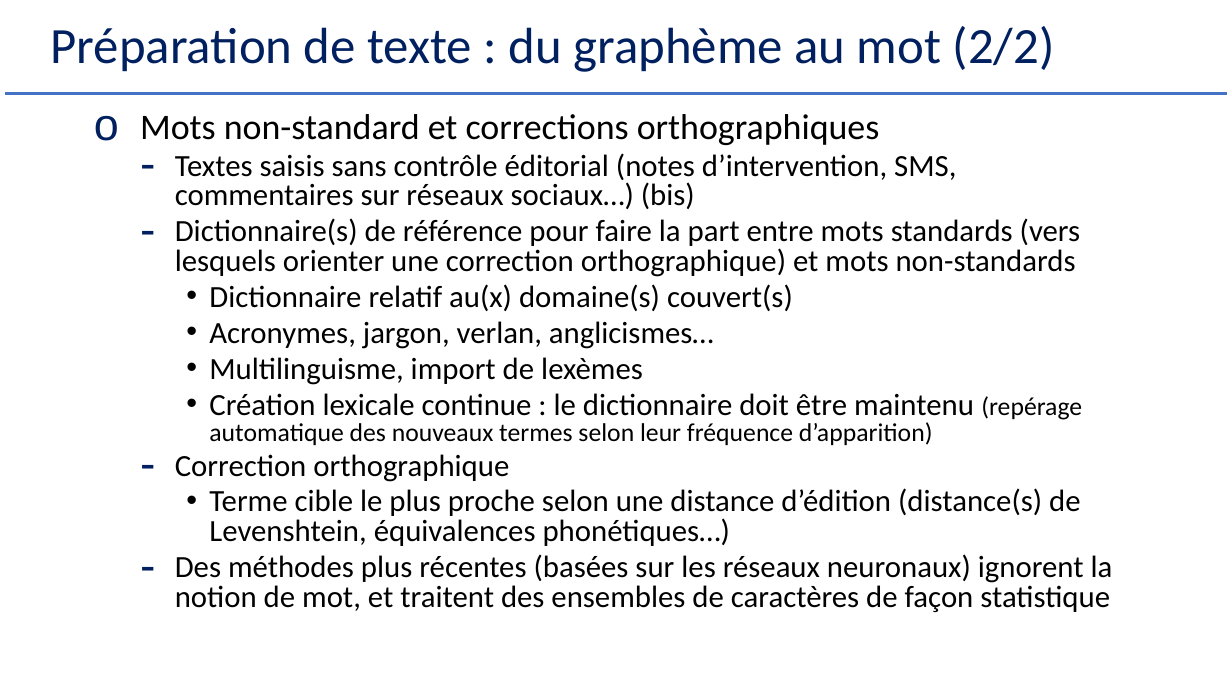
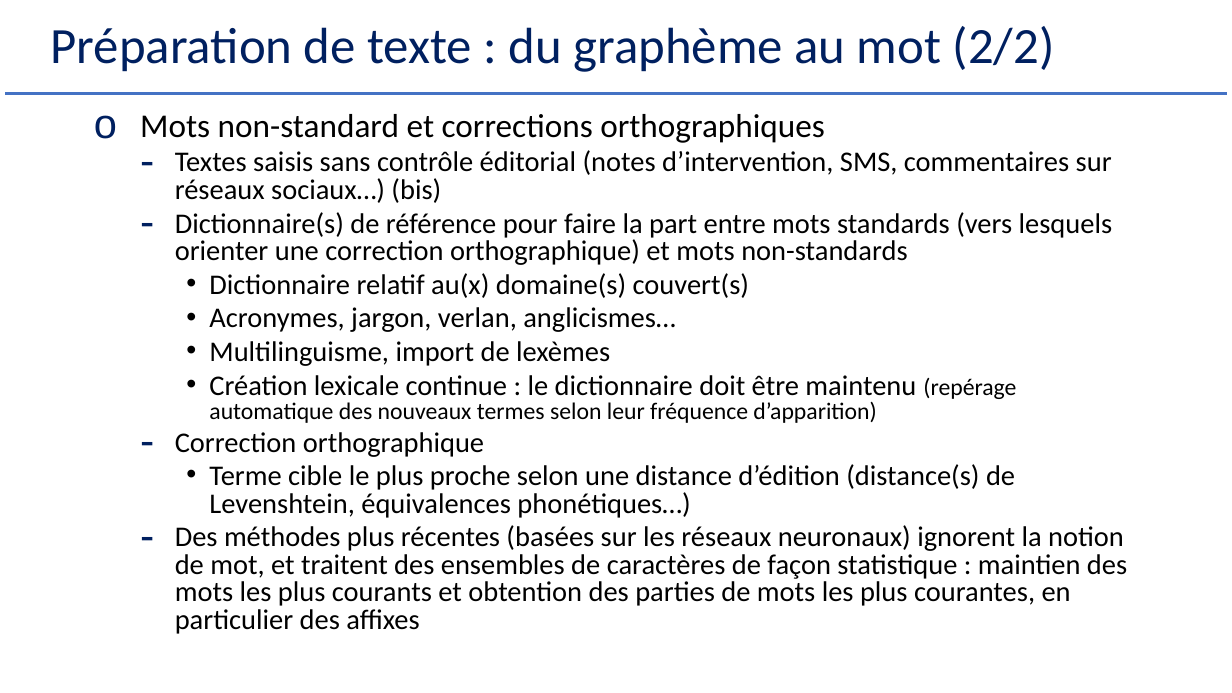
Before and after one commit to Herve-Guerin/cours-NLP-Gustave-Eiffel, a slide deck: slide 21 of Slides/NLP et Analyse Textuelle V2 - 1.pptx. Drawn at 1232x693 pixels with LibreOffice and Linux fonts; fonts in the diff are those of the drawing. Boxes give left, top, right and bottom in pixels: in the first picture for what was removed or moved away, otherwise in the second. Text is boxed around its words. In the diff, an @@ line names an element or a change of style, - is before the commit and + after.

```diff
--- a/Slides/NLP et Analyse Textuelle V2 - 1.pptx
+++ b/Slides/NLP et Analyse Textuelle V2 - 1.pptx
@@ text at (140,114,1113,518): size 28 to 25.9 pt in "Mots non-standard et corrections orthographiques"; size 24 to 22.2 pt in "Textes saisis sans contrôle éditorial (notes d’intervention, ...", "Dictionnaire(s) de référence pour faire la part ...", "Dictionnaire relatif au(x) domaine(s) couvert(s)", "Acronymes, jargon, verlan, anglicismes…" and 4 more places; size 20 to 18.5 pt in "(repérage automatique des nouveaux termes selon leur ..." @@
@@ text at (175,525,1127,634): text changed; size 24 to 22.2 pt @@
-  – Des méthodes plus récentes (basées sur les réseaux neuronaux) ignorent la notion de mot, et traitent des ensembles de caractères de façon statistique
+  – Des méthodes plus récentes (basées sur les réseaux neuronaux) ignorent la notion de mot, et traitent des ensembles de caractères de façon statistique : maintien des mots les plus courants et obtention des parties de mots les plus courantes, en particulier des affixes
```
Also in this commit, not shown: 35 other slides changed, 2 slides added, 2 other files.
